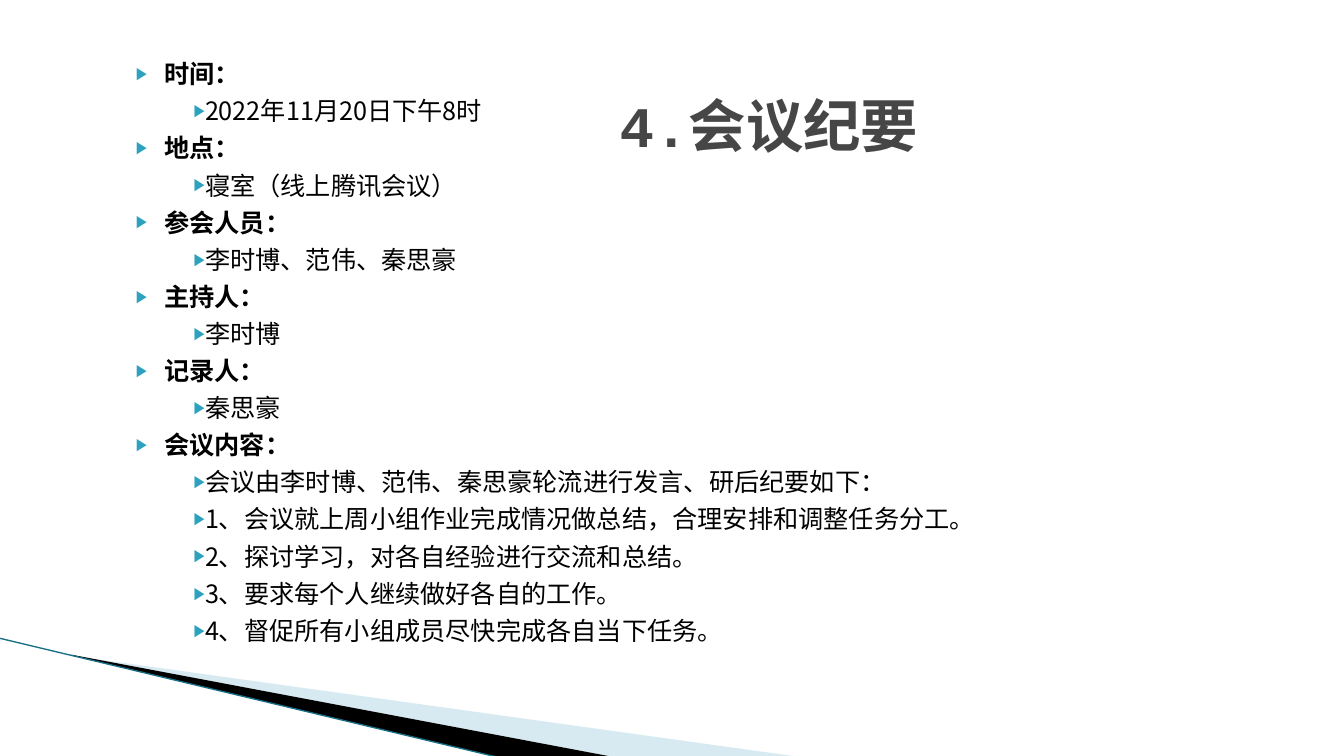
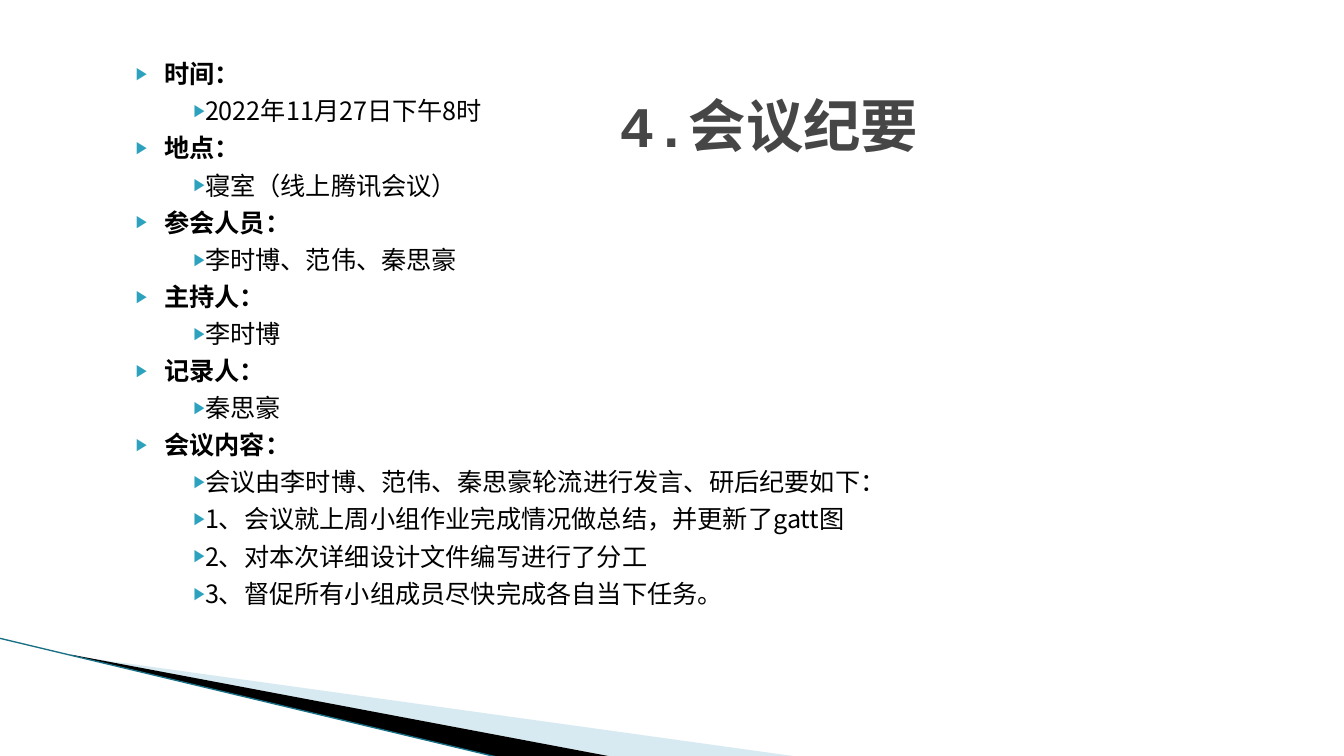
Before and after one commit to G17workfordadoudou/dadoudou, a slide deck: slide 18 of SE2022-G17-详细设计.pptx. Drawn at 1344x756 pixels with LibreOffice and Linux fonts; fonts in the diff are those of the drawing; background and template pictures are left out. Boxes give left, top, right and bottom in pixels: in the first picture for what was removed or moved away, otherwise in the second. Text is boxed around its words. In the diff, an @@ line names an element or a change of style, - is before the commit and + after.

```diff
--- a/SE2022-G17-详细设计.pptx
+++ b/SE2022-G17-详细设计.pptx
@@ text at [205, 99, 482, 122]: text changed @@
-▶ 2022年11月20日下午8时
+▶ 2022年11月27日下午8时
@@ text at [205, 506, 845, 605]: text changed @@
-▶ 1、会议就上周小组作业完成情况做总结，合理安排和调整任务分工。
-▶ 2、探讨学习，对各自经验进行交流和总结。
-▶ 3、要求每个人继续做好各自的工作。
-▶ 4、督促所有小组成员尽快完成各自当下任务。
+▶ 1、会议就上周小组作业完成情况做总结，并更新了gatt图
+▶ 2、对本次详细设计文件编写进行了分工
+▶ 3、督促所有小组成员尽快完成各自当下任务。
```
Also in this commit, not shown: 1 other slide changed, 1 other file.
